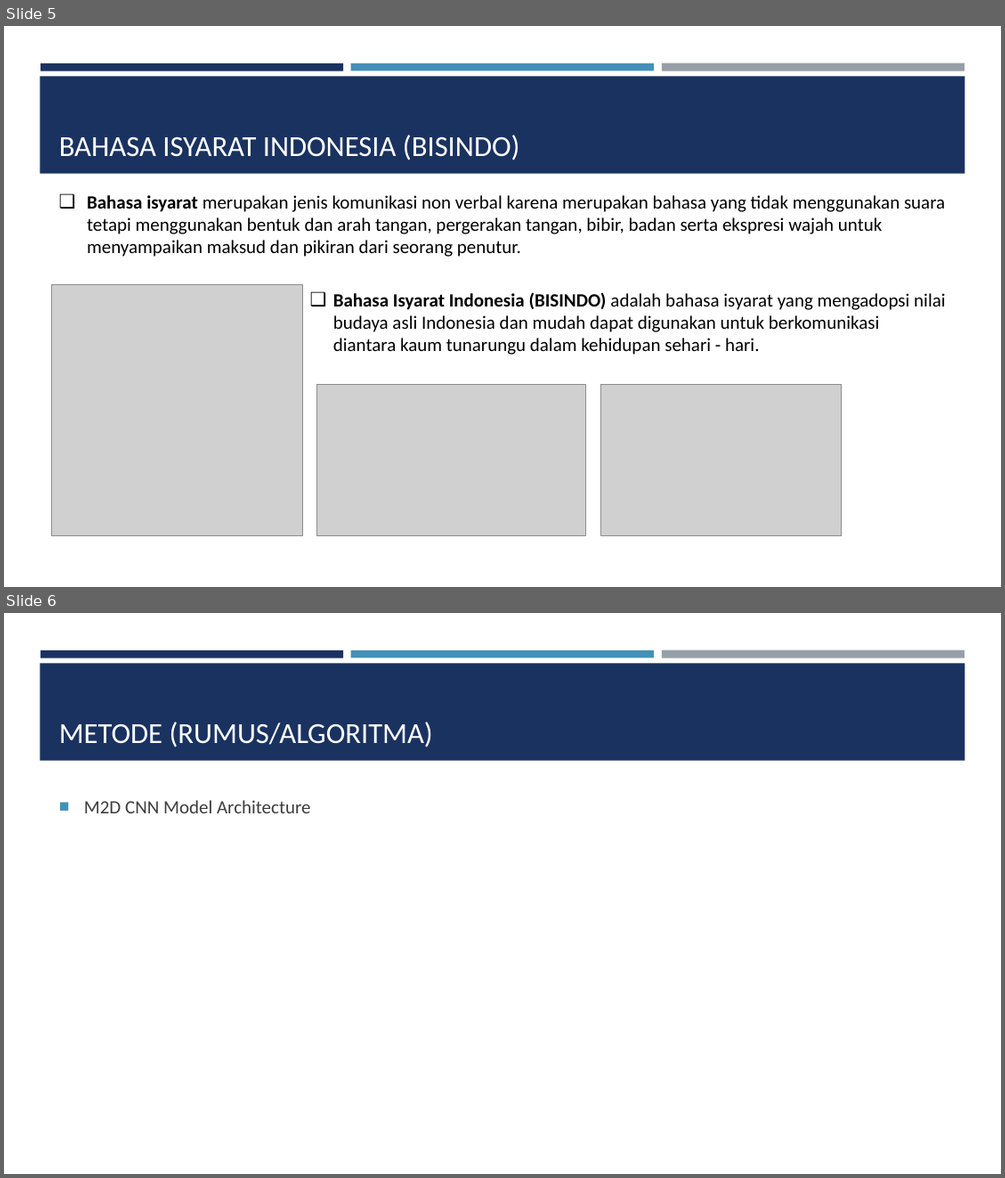
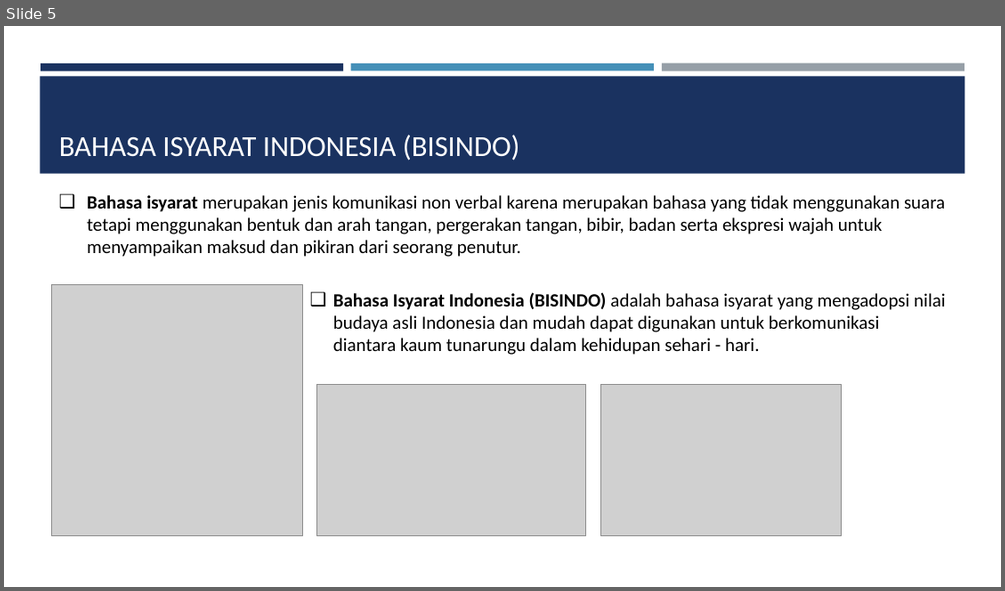
Before and after one commit to palindungan/SignLanguage, a slide deck: literature/konsep pribadi/Presentation1.pptx. Shown one above the other, each under a label of ours: slides 5 and 6 before the commit, slide 5 after it. The pictures are 1005x1178 and 1005x591 pixels, drawn with LibreOffice and Linux fonts; fonts in the diff are those of the drawing; grey boxes stand for pictures. Boxes give left, top, right and bottom in pixels: in the first picture for what was removed or moved away, otherwise in the second. Text is boxed around its words. In the diff, an @@ line names an element or a change of style, - is before the commit and + after.

```diff
--- a/literature/konsep pribadi/Presentation1.pptx
+++ b/literature/konsep pribadi/Presentation1.pptx
@@ slide 6 removed at (4, 613, 1001, 1174), background #FFFFFF; not listed: 4 template elements that a slide beside it also shows @@
@@ title removed at (59, 722, 433, 747) @@
-METODE (RUMUS/ALGORITMA)
@@ text removed at (84, 800, 310, 813) @@
-■ M2D CNN Model Architecture
```
Also in this commit, not shown: 1 slide changed, 5 slides added, 2 other slides removed, 1 other file.
